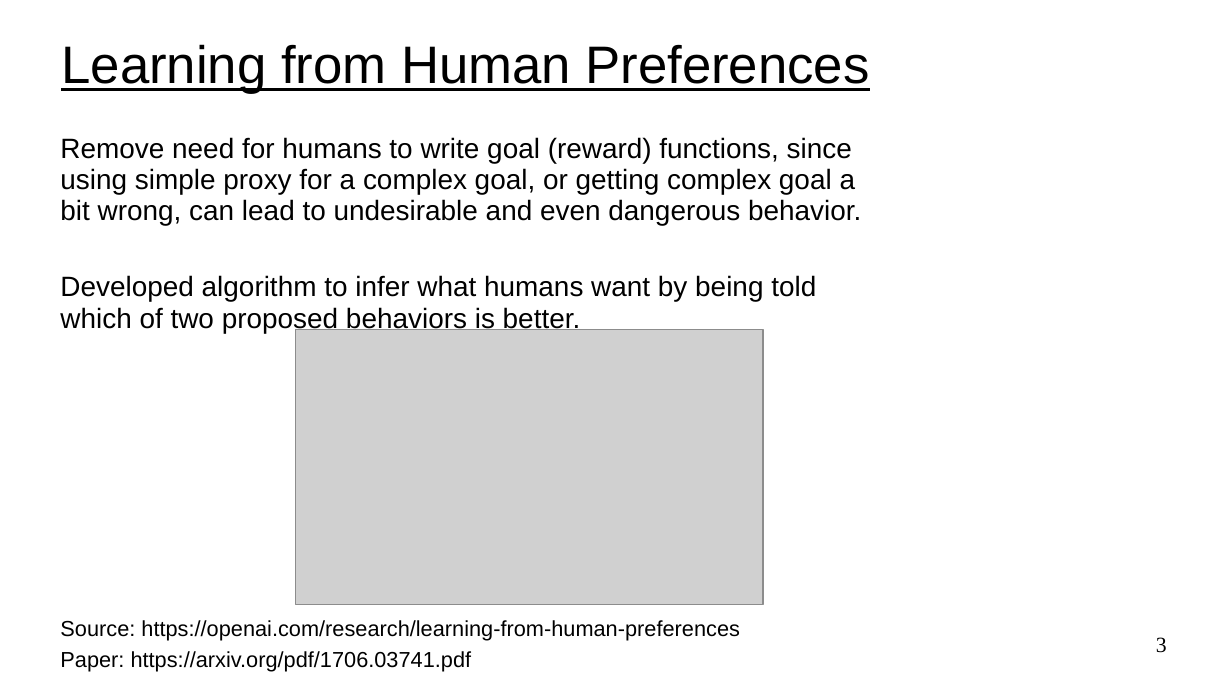
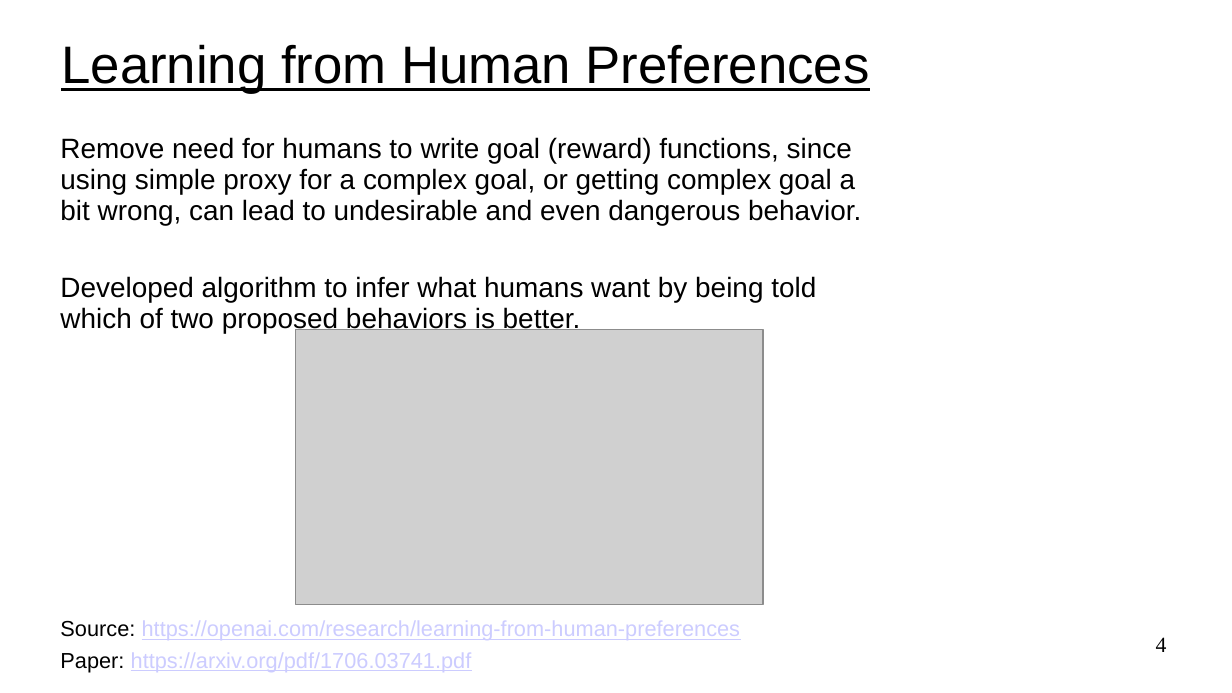
Before and after one commit to UVADS/reinforcement_learning, a slide deck: slide 4 of 12_rl_human_feedback/rlhf.ppt (slide 3 before the commit). Drawn at 1232x693 pixels with LibreOffice and Linux fonts; fonts in the diff are those of the drawing; grey boxes stand for pictures. Boxes give left, top, right and bottom in pixels: in the first picture for what was removed or moved away, otherwise in the second. Text is boxed around its words. In the diff, an @@ line names an element or a change of style, - is before the commit and + after.

```diff
--- a/12_rl_human_feedback/rlhf.ppt
+++ b/12_rl_human_feedback/rlhf.ppt
@@ text "Source: https://openai.com/research/learning-from-human-pref ..." at <box>60,621,740,673</box>: text colour #000000 to #CCCCFF, underline on in "https://openai.com/research/learning-from-human-preferences", "https://arxiv.org/pdf/1706.03741.pdf" @@
@@ page number at <box>1156,637,1167,652</box>: text changed @@
-3
+4
```
Also in this commit, not shown: 15 slides added, 3 slides removed, 2 other files.
